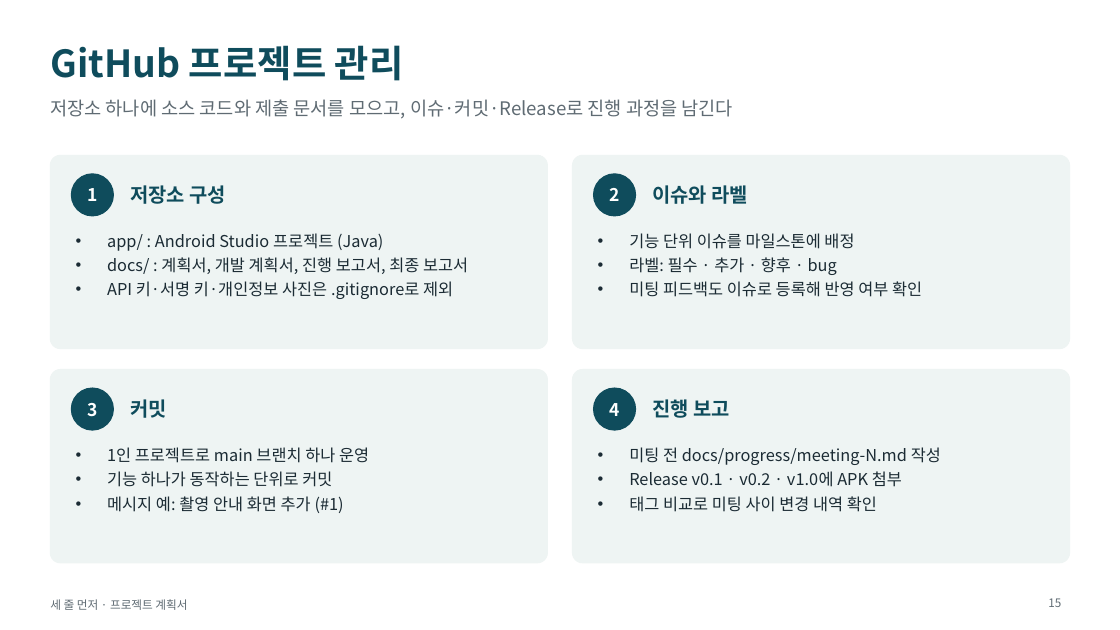
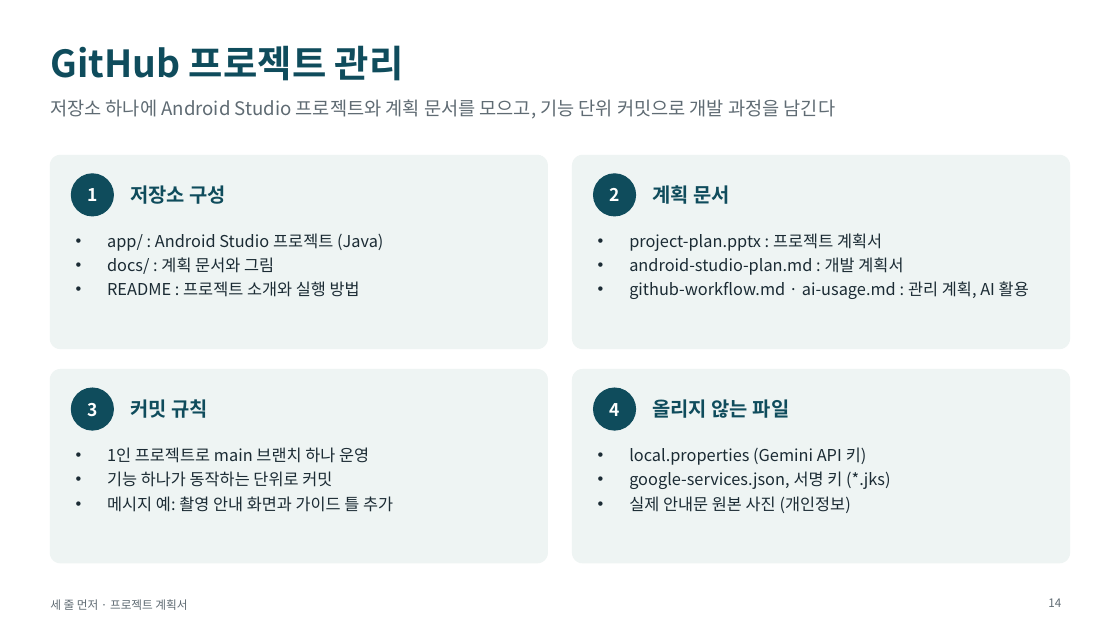
Before and after one commit to KMS3735/three-lines-first, a slide deck: slide 14 of docs/project-plan.pptx (slide 15 before the commit). Drawn at 1120x630 pixels with LibreOffice and Linux fonts; fonts in the diff are those of the drawing. Boxes give left, top, right and bottom in pixels: in the first picture for what was removed or moved away, otherwise in the second. Text is boxed around its words. In the diff, an @@ line names an element or a change of style, - is before the commit and + after.

Commit message:
계획서에서 일정·미팅·진행 보고 내용 제외, README 기술 스택 정리
- 계획서 PPT에서 일정·마일스톤 슬라이드 삭제, GitHub 관리 슬라이드를 저장소·커밋 규칙 중심으로 변경
- 프로젝트 관리 계획에서 일정, 마일스톤, 진행 보고, 최종 제출 항목 삭제
- README 기술 스택을 배지와 분야별 표로 정리

```diff
--- a/docs/project-plan.pptx
+++ b/docs/project-plan.pptx
@@ text at [50,99,835,119]: text changed @@
-저장소 하나에 소스 코드와 제출 문서를 모으고, 이슈·커밋·Release로 진행 과정을 남긴다
+저장소 하나에 Android Studio 프로젝트와 계획 문서를 모으고, 기능 단위 커밋으로 개발 과정을 남긴다
@@ text at [652,185,730,204]: text changed @@
-이슈와 라벨
+계획 문서
@@ text at [629,233,1029,299]: text changed @@
-• 기능 단위 이슈를 마일스톤에 배정
-• 라벨: 필수 · 추가 · 향후 · bug
-• 미팅 피드백도 이슈로 등록해 반영 여부 확인
+• project-plan.pptx : 프로젝트 계획서
+• android-studio-plan.md : 개발 계획서
+• github-workflow.md · ai-usage.md : 관리 계획, AI 활용
@@ text at [107,257,360,297]: text changed @@
-• docs/ : 계획서, 개발 계획서, 진행 보고서, 최종 보고서
-• API 키·서명 키·개인정보 사진은 .gitignore로 제외
+• docs/ : 계획 문서와 그림
+• README : 프로젝트 소개와 실행 방법
@@ text at [130,399,208,418]: text changed @@
-커밋
+커밋 규칙
@@ text at [652,399,790,418]: text changed @@
-진행 보고
+올리지 않는 파일
@@ text at [629,447,890,513]: text changed @@
-• 미팅 전 docs/progress/meeting-N.md 작성
-• Release v0.1 · v0.2 · v1.0에 APK 첨부
-• 태그 비교로 미팅 사이 변경 내역 확인
+• local.properties (Gemini API 키)
+• google-services.json, 서명 키 (*.jks)
+• 실제 안내문 원본 사진 (개인정보)
@@ text at [107,496,393,512]: text changed @@
-• 메시지 예: 촬영 안내 화면 추가 (#1)
+• 메시지 예: 촬영 안내 화면과 가이드 틀 추가
@@ page number at [1048,598,1061,607]: text changed @@
-15
+14
```
Also in this commit, not shown: 1 other slide changed, 1 slide removed, 4 other files.
